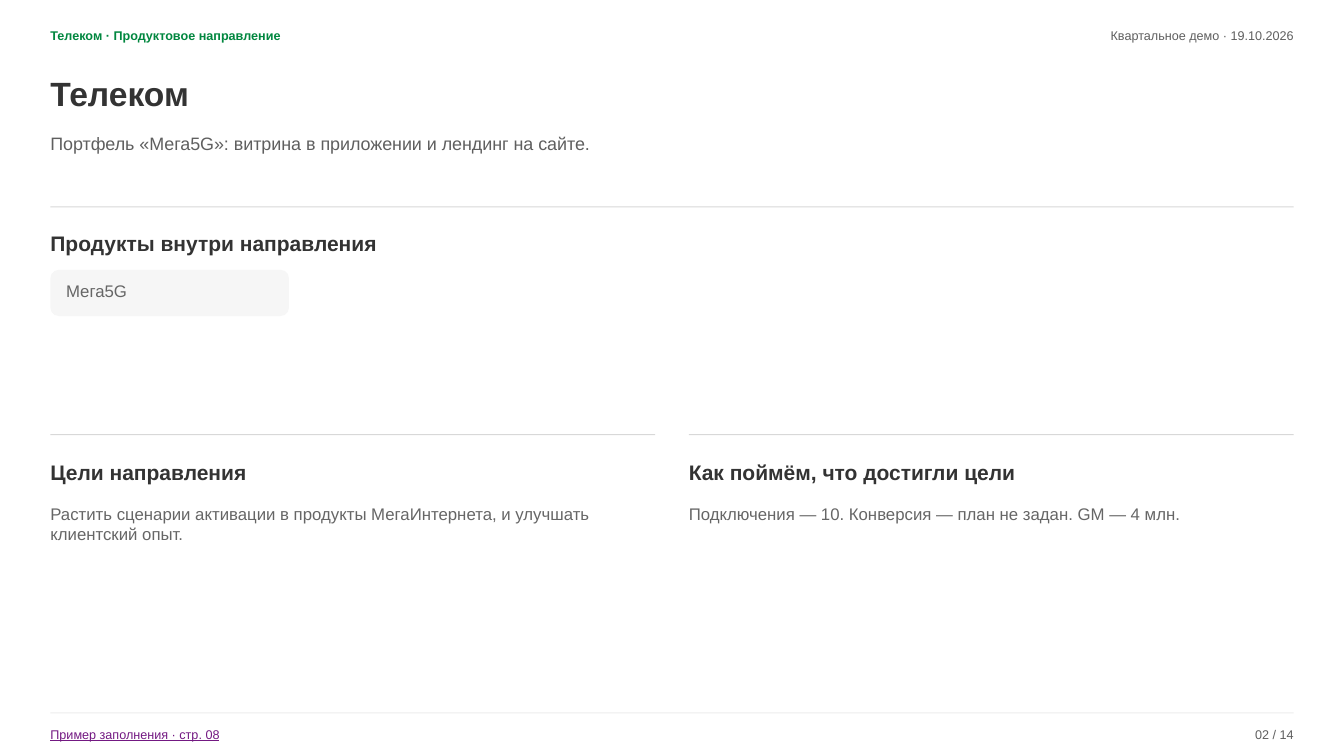
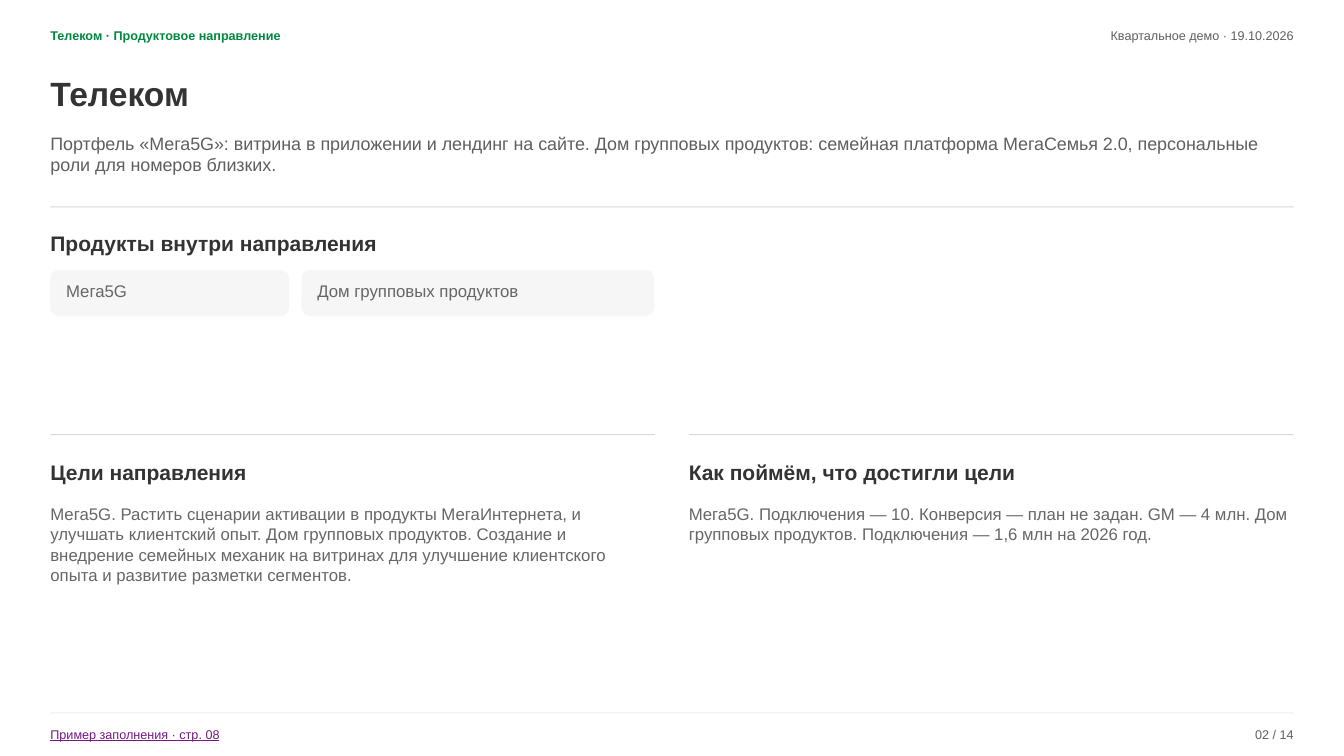
Before and after one commit to bbenicore-web/bencode, a slide deck: slide 3 of presentations/Квартальное_демо_Телеком_19.10.2026.pptx. Drawn at 1344x756 pixels with LibreOffice and Linux fonts; fonts in the diff are those of the drawing. Boxes give left, top, right and bottom in pixels: in the first picture for what was removed or moved away, otherwise in the second. Text is boxed around its words. In the diff, an @@ line names an element or a change of style, - is before the commit and + after.

```diff
--- a/presentations/Квартальное_демо_Телеком_19.10.2026.pptx
+++ b/presentations/Квартальное_демо_Телеком_19.10.2026.pptx
@@ text at [50, 136, 1259, 175]: text changed @@
-Портфель «Мега5G»: витрина в приложении и лендинг на сайте.
+Портфель «Мега5G»: витрина в приложении и лендинг на сайте. Дом групповых продуктов: семейная платформа МегаСемья 2.0, персональные роли для номеров близких.
@@ rounded rectangle added at [301, 270, 654, 317], fill #F6F6F6 @@
@@ text added at [317, 285, 518, 301], 12 pt, text #666666 @@
+Дом групповых продуктов
@@ text at [50, 508, 606, 585]: text changed @@
-Растить сценарии активации в продукты МегаИнтернета, и улучшать клиентский опыт.
+Мега5G. Растить сценарии активации в продукты МегаИнтернета, и улучшать клиентский опыт. Дом групповых продуктов. Создание и внедрение семейных механик на витринах для улучшение клиентского опыта и развитие разметки сегментов.
@@ text at [689, 508, 1287, 544]: text changed @@
-Подключения — 10. Конверсия — план не задан. GM — 4 млн.
+Мега5G. Подключения — 10. Конверсия — план не задан. GM — 4 млн. Дом групповых продуктов. Подключения — 1,6 млн на 2026 год.
```
Also in this commit, not shown: 2 other slides changed, 1 slide added, 3 other files.
